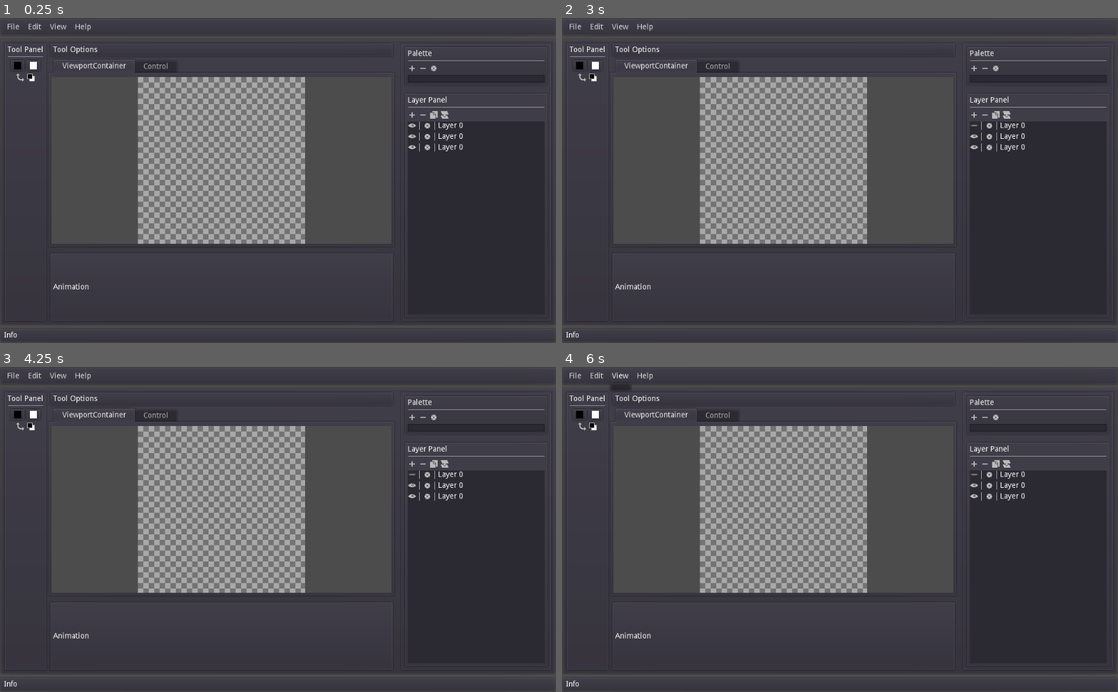
Above: before the commit, frames 1-4 (two rows, left to right).
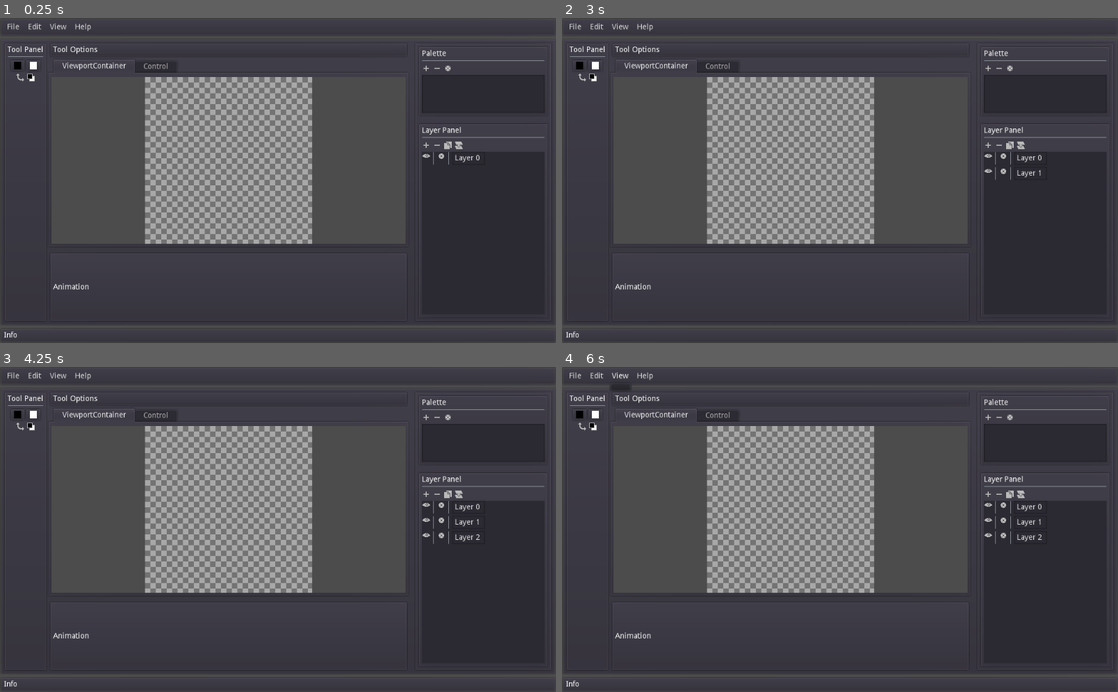
Above: after the commit, the same moments.

Repository: CatlockGames/Lattice
Game: Godot game, scene res://scenes/Lattice.tscn
Same seed, same stepped clock (60 frames per second), same inputs: the game is played once before the commit and once after it.
Inputs (mouse positions are in pixels of both pictures, inside the frame that each line leads up to; where the layout moved, square brackets give the same spot in the first picture):
- Up to frame 1 (0.25 s): no input
- Up to frame 2 (3 s): click (1012, 70) [995, 70] at 0.5 s; click (1001, 144) [984, 115] at 1.25 s; click (973, 125) at 2.02 s; click (990, 144) [973, 115] at 2.75 s
- Up to frame 3 (4.25 s): click (428, 493) [411, 464] at 3.5 s
- Up to frame 4 (6 s): click "File" at 4.25 s; click "Edit" at 5 s; click "View" at 5.75 s

The runs differ from the first frame. In frame 1, 13% of the frame differs, in the area x 24-98%, y 8-92%; in frame 2, 13%; in frame 3, 13%; in frame 4, 13%.

Commit message:
can add and remove layer instances

Diff:
--- a/project.godot
+++ b/project.godot
@@ -9,7 +9,7 @@
 config_version=4
 
 _global_script_classes=[ {
-"base": "Reference",
+"base": "HBoxContainer",
 "class": "Layer",
 "language": "GDScript",
 "path": "res://scripts/Layer.gd"
--- a/scenes/Lattice.tscn
+++ b/scenes/Lattice.tscn
@@ -22,10 +22,6 @@
 [ext_resource path="res://assets/graphics/layers/duplicatePressed.png" type="Texture" id=20]
 [ext_resource path="res://assets/graphics/layers/merge.png" type="Texture" id=21]
 [ext_resource path="res://assets/graphics/layers/mergePressed.png" type="Texture" id=22]
-[ext_resource path="res://assets/graphics/layers/show.png" type="Texture" id=23]
-[ext_resource path="res://assets/graphics/layers/hide.png" type="Texture" id=24]
-[ext_resource path="res://assets/graphics/palette/settings.png" type="Texture" id=25]
-[ext_resource path="res://assets/graphics/palette/settingsPressed.png" type="Texture" id=26]
 
 [sub_resource type="StyleBoxTexture" id=1]
 texture = ExtResource( 14 )
@@ -158,19 +154,19 @@
 split_offset = -150
 
 [node name="Center" type="VBoxContainer" parent="UI/MainPanel/Main/HSplitContainer"]
-margin_right = 634.0
+margin_right = 660.0
 margin_bottom = 516.0
 size_flags_horizontal = 3
 
 [node name="ToolOptionsPanel" type="PanelContainer" parent="UI/MainPanel/Main/HSplitContainer/Center"]
 editor/display_folded = true
-margin_right = 634.0
+margin_right = 660.0
 margin_bottom = 28.0
 
 [node name="ToolOptions" type="HBoxContainer" parent="UI/MainPanel/Main/HSplitContainer/Center/ToolOptionsPanel"]
 margin_left = 7.0
 margin_top = 7.0
-margin_right = 627.0
+margin_right = 653.0
 margin_bottom = 21.0
 
 [node name="Label" type="Label" parent="UI/MainPanel/Main/HSplitContainer/Center/ToolOptionsPanel/ToolOptions"]
@@ -180,13 +176,13 @@
 
 [node name="VSplitContainer" type="VSplitContainer" parent="UI/MainPanel/Main/HSplitContainer/Center"]
 margin_top = 32.0
-margin_right = 634.0
+margin_right = 660.0
 margin_bottom = 516.0
 size_flags_vertical = 3
 split_offset = -100
 
 [node name="TabContainer" type="TabContainer" parent="UI/MainPanel/Main/HSplitContainer/Center/VSplitContainer"]
-margin_right = 634.0
+margin_right = 660.0
 margin_bottom = 344.0
 size_flags_horizontal = 3
 size_flags_vertical = 3
@@ -205,8 +201,7 @@
 stretch = true
 
 [node name="Viewport" type="Viewport" parent="UI/MainPanel/Main/HSplitContainer/Center/VSplitContainer/TabContainer/ViewportContainer"]
-editor/display_folded = true
-size = Vector2( 626, 308 )
+size = Vector2( 652, 308 )
 handle_input_locally = false
 render_target_update_mode = 3
 
@@ -237,14 +232,14 @@
 [node name="AnimationPanel" type="PanelContainer" parent="UI/MainPanel/Main/HSplitContainer/Center/VSplitContainer"]
 editor/display_folded = true
 margin_top = 356.0
-margin_right = 634.0
+margin_right = 660.0
 margin_bottom = 484.0
 
 [node name="Animation" type="HBoxContainer" parent="UI/MainPanel/Main/HSplitContainer/Center/VSplitContainer/AnimationPanel"]
 editor/display_folded = true
 margin_left = 7.0
 margin_top = 7.0
-margin_right = 627.0
+margin_right = 653.0
 margin_bottom = 121.0
 
 [node name="Label" type="Label" parent="UI/MainPanel/Main/HSplitContainer/Center/VSplitContainer/AnimationPanel/Animation"]
@@ -254,20 +249,20 @@
 text = "Animation"
 
 [node name="RightPanel" type="PanelContainer" parent="UI/MainPanel/Main/HSplitContainer"]
-margin_left = 646.0
+margin_left = 672.0
 margin_right = 926.0
 margin_bottom = 516.0
 
 [node name="VSplitContainer" type="VSplitContainer" parent="UI/MainPanel/Main/HSplitContainer/RightPanel"]
 margin_left = 7.0
 margin_top = 7.0
-margin_right = 273.0
+margin_right = 247.0
 margin_bottom = 509.0
 split_offset = -300
 
 [node name="PalettePanel" type="PanelContainer" parent="UI/MainPanel/Main/HSplitContainer/RightPanel/VSplitContainer"]
-margin_right = 266.0
-margin_bottom = 74.0
+margin_right = 240.0
+margin_bottom = 130.0
 size_flags_vertical = 3
 script = ExtResource( 7 )
 
@@ -275,23 +270,23 @@
 editor/display_folded = true
 margin_left = 7.0
 margin_top = 7.0
-margin_right = 259.0
-margin_bottom = 67.0
+margin_right = 233.0
+margin_bottom = 123.0
 
 [node name="Label" type="Label" parent="UI/MainPanel/Main/HSplitContainer/RightPanel/VSplitContainer/PalettePanel/Palette"]
-margin_right = 252.0
+margin_right = 226.0
 margin_bottom = 14.0
 text = "Palette"
 
 [node name="HSeparator" type="HSeparator" parent="UI/MainPanel/Main/HSplitContainer/RightPanel/VSplitContainer/PalettePanel/Palette"]
 margin_top = 18.0
-margin_right = 252.0
+margin_right = 226.0
 margin_bottom = 22.0
 
 [node name="Buttons" type="HBoxContainer" parent="UI/MainPanel/Main/HSplitContainer/RightPanel/VSplitContainer/PalettePanel/Palette"]
 editor/display_folded = true
 margin_top = 26.0
-margin_right = 252.0
+margin_right = 226.0
 margin_bottom = 42.0
 
 [node name="AddColor" type="TextureButton" parent="UI/MainPanel/Main/HSplitContainer/RightPanel/VSplitContainer/PalettePanel/Palette/Buttons"]
@@ -316,8 +311,8 @@
 
 [node name="Colors" type="ItemList" parent="UI/MainPanel/Main/HSplitContainer/RightPanel/VSplitContainer/PalettePanel/Palette"]
 margin_top = 46.0
-margin_right = 252.0
-margin_bottom = 60.0
+margin_right = 226.0
+margin_bottom = 116.0
 size_flags_horizontal = 3
 size_flags_vertical = 3
 custom_styles/selected_focus = SubResource( 1 )
@@ -326,30 +321,29 @@
 icon_mode = 0
 
 [node name="LayerMenuPanel" type="PanelContainer" parent="UI/MainPanel/Main/HSplitContainer/RightPanel/VSplitContainer"]
-margin_top = 86.0
-margin_right = 266.0
+margin_top = 142.0
+margin_right = 240.0
 margin_bottom = 502.0
 
 [node name="LayerMenu" type="VBoxContainer" parent="UI/MainPanel/Main/HSplitContainer/RightPanel/VSplitContainer/LayerMenuPanel"]
 margin_left = 7.0
 margin_top = 7.0
-margin_right = 259.0
-margin_bottom = 409.0
+margin_right = 233.0
+margin_bottom = 353.0
 
 [node name="Label" type="Label" parent="UI/MainPanel/Main/HSplitContainer/RightPanel/VSplitContainer/LayerMenuPanel/LayerMenu"]
-margin_right = 252.0
+margin_right = 226.0
 margin_bottom = 14.0
 text = "Layer Panel"
 
 [node name="HSeparator" type="HSeparator" parent="UI/MainPanel/Main/HSplitContainer/RightPanel/VSplitContainer/LayerMenuPanel/LayerMenu"]
 margin_top = 18.0
-margin_right = 252.0
+margin_right = 226.0
 margin_bottom = 22.0
 
 [node name="Buttons" type="HBoxContainer" parent="UI/MainPanel/Main/HSplitContainer/RightPanel/VSplitContainer/LayerMenuPanel/LayerMenu"]
-editor/display_folded = true
 margin_top = 26.0
-margin_right = 252.0
+margin_right = 226.0
 margin_bottom = 42.0
 
 [node name="newLayer" type="TextureButton" parent="UI/MainPanel/Main/HSplitContainer/RightPanel/VSplitContainer/LayerMenuPanel/LayerMenu/Buttons"]
@@ -381,124 +375,16 @@
 
 [node name="LayerPanel" type="PanelContainer" parent="UI/MainPanel/Main/HSplitContainer/RightPanel/VSplitContainer/LayerMenuPanel/LayerMenu"]
 margin_top = 46.0
-margin_right = 252.0
-margin_bottom = 402.0
+margin_right = 226.0
+margin_bottom = 346.0
 size_flags_vertical = 3
 custom_styles/panel = SubResource( 2 )
 
-[node name="Layers" type="VBoxContainer" parent="UI/MainPanel/Main/HSplitContainer/RightPanel/VSplitContainer/LayerMenuPanel/LayerMenu/LayerPanel"]
-margin_right = 252.0
-margin_bottom = 356.0
-
-[node name="Layer" type="HBoxContainer" parent="UI/MainPanel/Main/HSplitContainer/RightPanel/VSplitContainer/LayerMenuPanel/LayerMenu/LayerPanel/Layers"]
-editor/display_folded = true
-margin_right = 252.0
-margin_bottom = 16.0
-
-[node name="Show" type="TextureButton" parent="UI/MainPanel/Main/HSplitContainer/RightPanel/VSplitContainer/LayerMenuPanel/LayerMenu/LayerPanel/Layers/Layer"]
-margin_right = 16.0
-margin_bottom = 16.0
-toggle_mode = true
-texture_normal = ExtResource( 23 )
-texture_pressed = ExtResource( 24 )
-
-[node name="VSeparator" type="VSeparator" parent="UI/MainPanel/Main/HSplitContainer/RightPanel/VSplitContainer/LayerMenuPanel/LayerMenu/LayerPanel/Layers/Layer"]
-margin_left = 20.0
-margin_right = 24.0
-margin_bottom = 16.0
-
-[node name="Settings" type="TextureButton" parent="UI/MainPanel/Main/HSplitContainer/RightPanel/VSplitContainer/LayerMenuPanel/LayerMenu/LayerPanel/Layers/Layer"]
-margin_left = 28.0
-margin_right = 44.0
-margin_bottom = 16.0
-texture_normal = ExtResource( 25 )
-texture_pressed = ExtResource( 26 )
-
-[node name="VSeparator2" type="VSeparator" parent="UI/MainPanel/Main/HSplitContainer/RightPanel/VSplitContainer/LayerMenuPanel/LayerMenu/LayerPanel/Layers/Layer"]
-margin_left = 48.0
-margin_right = 52.0
-margin_bottom = 16.0
-
-[node name="Name" type="Label" parent="UI/MainPanel/Main/HSplitContainer/RightPanel/VSplitContainer/LayerMenuPanel/LayerMenu/LayerPanel/Layers/Layer"]
-margin_left = 56.0
-margin_top = 1.0
-margin_right = 102.0
-margin_bottom = 15.0
-text = "Layer 0"
-
-[node name="Layer2" type="HBoxContainer" parent="UI/MainPanel/Main/HSplitContainer/RightPanel/VSplitContainer/LayerMenuPanel/LayerMenu/LayerPanel/Layers"]
-editor/display_folded = true
-margin_top = 20.0
-margin_right = 252.0
-margin_bottom = 36.0
-
-[node name="Show" type="TextureButton" parent="UI/MainPanel/Main/HSplitContainer/RightPanel/VSplitContainer/LayerMenuPanel/LayerMenu/LayerPanel/Layers/Layer2"]
-margin_right = 16.0
-margin_bottom = 16.0
-toggle_mode = true
-texture_normal = ExtResource( 23 )
-texture_pressed = ExtResource( 24 )
-
-[node name="VSeparator" type="VSeparator" parent="UI/MainPanel/Main/HSplitContainer/RightPanel/VSplitContainer/LayerMenuPanel/LayerMenu/LayerPanel/Layers/Layer2"]
-margin_left = 20.0
-margin_right = 24.0
-margin_bottom = 16.0
-
-[node name="Settings" type="TextureButton" parent="UI/MainPanel/Main/HSplitContainer/RightPanel/VSplitContainer/LayerMenuPanel/LayerMenu/LayerPanel/Layers/Layer2"]
-margin_left = 28.0
-margin_right = 44.0
-margin_bottom = 16.0
-texture_normal = ExtResource( 25 )
-texture_pressed = ExtResource( 26 )
-
-[node name="VSeparator2" type="VSeparator" parent="UI/MainPanel/Main/HSplitContainer/RightPanel/VSplitContainer/LayerMenuPanel/LayerMenu/LayerPanel/Layers/Layer2"]
-margin_left = 48.0
-margin_right = 52.0
-margin_bottom = 16.0
-
-[node name="Name" type="Label" parent="UI/MainPanel/Main/HSplitContainer/RightPanel/VSplitContainer/LayerMenuPanel/LayerMenu/LayerPanel/Layers/Layer2"]
-margin_left = 56.0
-margin_top = 1.0
-margin_right = 102.0
-margin_bottom = 15.0
-text = "Layer 0"
-
-[node name="Layer3" type="HBoxContainer" parent="UI/MainPanel/Main/HSplitContainer/RightPanel/VSplitContainer/LayerMenuPanel/LayerMenu/LayerPanel/Layers"]
-editor/display_folded = true
-margin_top = 40.0
-margin_right = 252.0
-margin_bottom = 56.0
-
-[node name="Show" type="TextureButton" parent="UI/MainPanel/Main/HSplitContainer/RightPanel/VSplitContainer/LayerMenuPanel/LayerMenu/LayerPanel/Layers/Layer3"]
-margin_right = 16.0
-margin_bottom = 16.0
-toggle_mode = true
-texture_normal = ExtResource( 23 )
-texture_pressed = ExtResource( 24 )
-
-[node name="VSeparator" type="VSeparator" parent="UI/MainPanel/Main/HSplitContainer/RightPanel/VSplitContainer/LayerMenuPanel/LayerMenu/LayerPanel/Layers/Layer3"]
-margin_left = 20.0
-margin_right = 24.0
-margin_bottom = 16.0
-
-[node name="Settings" type="TextureButton" parent="UI/MainPanel/Main/HSplitContainer/RightPanel/VSplitContainer/LayerMenuPanel/LayerMenu/LayerPanel/Layers/Layer3"]
-margin_left = 28.0
-margin_right = 44.0
-margin_bottom = 16.0
-texture_normal = ExtResource( 25 )
-texture_pressed = ExtResource( 26 )
-
-[node name="VSeparator2" type="VSeparator" parent="UI/MainPanel/Main/HSplitContainer/RightPanel/VSplitContainer/LayerMenuPanel/LayerMenu/LayerPanel/Layers/Layer3"]
-margin_left = 48.0
-margin_right = 52.0
-margin_bottom = 16.0
-
-[node name="Name" type="Label" parent="UI/MainPanel/Main/HSplitContainer/RightPanel/VSplitContainer/LayerMenuPanel/LayerMenu/LayerPanel/Layers/Layer3"]
-margin_left = 56.0
-margin_top = 1.0
-margin_right = 102.0
-margin_bottom = 15.0
-text = "Layer 0"
+[node name="ScrollContainer" type="ScrollContainer" parent="UI/MainPanel/Main/HSplitContainer/RightPanel/VSplitContainer/LayerMenuPanel/LayerMenu/LayerPanel"]
+margin_right = 226.0
+margin_bottom = 300.0
+
+[node name="Layers" type="VBoxContainer" parent="UI/MainPanel/Main/HSplitContainer/RightPanel/VSplitContainer/LayerMenuPanel/LayerMenu/LayerPanel/ScrollContainer"]
 
 [node name="Right" type="VBoxContainer" parent="UI/MainPanel/Main/HSplitContainer/RightPanel"]
 visible = false
@@ -531,3 +417,5 @@
 [connection signal="pressed" from="UI/MainPanel/Main/HSplitContainer/RightPanel/VSplitContainer/PalettePanel/Palette/Buttons/RemoveColor" to="UI/MainPanel/Main/HSplitContainer/RightPanel/VSplitContainer/PalettePanel" method="_on_RemoveColor_pressed"]
 [connection signal="pressed" from="UI/MainPanel/Main/HSplitContainer/RightPanel/VSplitContainer/PalettePanel/Palette/Buttons/Settings" to="UI/MainPanel/Main/HSplitContainer/RightPanel/VSplitContainer/PalettePanel" method="_on_Settings_pressed"]
 [connection signal="item_selected" from="UI/MainPanel/Main/HSplitContainer/RightPanel/VSplitContainer/PalettePanel/Palette/Colors" to="UI/MainPanel/Main/HSplitContainer/RightPanel/VSplitContainer/PalettePanel" method="_on_Colors_item_selected"]
+[connection signal="pressed" from="UI/MainPanel/Main/HSplitContainer/RightPanel/VSplitContainer/LayerMenuPanel/LayerMenu/Buttons/newLayer" to="UI/MainPanel/Main/HSplitContainer/Center/VSplitContainer/TabContainer/ViewportContainer/Viewport/Canvas" method="_on_newLayer_pressed"]
+[connection signal="pressed" from="UI/MainPanel/Main/HSplitContainer/RightPanel/VSplitContainer/LayerMenuPanel/LayerMenu/Buttons/removeLayer" to="UI/MainPanel/Main/HSplitContainer/Center/VSplitContainer/TabContainer/ViewportContainer/Viewport/Canvas" method="_on_removeLayer_pressed"]
--- /dev/null
+++ b/scenes/Layer.tscn
@@ -0,0 +1,46 @@
+[gd_scene load_steps=6 format=2]
+
+[ext_resource path="res://scripts/Layer.gd" type="Script" id=1]
+[ext_resource path="res://assets/graphics/layers/show.png" type="Texture" id=2]
+[ext_resource path="res://assets/graphics/layers/hide.png" type="Texture" id=3]
+[ext_resource path="res://assets/graphics/palette/settings.png" type="Texture" id=4]
+[ext_resource path="res://assets/graphics/palette/settingsPressed.png" type="Texture" id=5]
+
+[node name="Layer" type="HBoxContainer"]
+margin_right = 252.0
+margin_bottom = 16.0
+script = ExtResource( 1 )
+
+[node name="Show" type="TextureButton" parent="."]
+margin_right = 16.0
+margin_bottom = 24.0
+toggle_mode = true
+texture_normal = ExtResource( 2 )
+texture_pressed = ExtResource( 3 )
+
+[node name="VSeparator" type="VSeparator" parent="."]
+margin_left = 20.0
+margin_right = 24.0
+margin_bottom = 24.0
+rect_pivot_offset = Vector2( -825, 116 )
+
+[node name="Settings" type="TextureButton" parent="."]
+margin_left = 28.0
+margin_right = 44.0
+margin_bottom = 24.0
+texture_normal = ExtResource( 4 )
+texture_pressed = ExtResource( 5 )
+
+[node name="VSeparator2" type="VSeparator" parent="."]
+margin_left = 48.0
+margin_right = 52.0
+margin_bottom = 24.0
+rect_pivot_offset = Vector2( -825, 116 )
+
+[node name="Name" type="LineEdit" parent="."]
+margin_left = 56.0
+margin_right = 116.0
+margin_bottom = 24.0
+text = "Layer 0"
+expand_to_text_length = true
+[connection signal="toggled" from="Show" to="." method="_on_Show_toggled"]
--- a/scripts/Canvas.gd
+++ b/scripts/Canvas.gd
@@ -4,7 +4,8 @@
 var background: TextureRect
 var background_scale: float
 
-var layers := []
+var layers: VBoxContainer
+onready var layerScene = preload("res://scenes/Layer.tscn")
 var current_layer_index := 0
 
 var size: Vector2
@@ -18,18 +19,20 @@
 	background_scale = 10
 
 	size = Vector2(16, 16)
-	layers.append(Layer.new(size))
+	layers = find_parent("Main").find_node("Layers")
+	_on_newLayer_pressed()
 
 func _process(delta) -> void:
+	update()
 	var mouse_pos = get_local_mouse_position()
 	var mouse_in_layer := Rect2(Vector2.ZERO, size).has_point(mouse_pos)
 
 	# Draw pixels
 	if Input.is_action_pressed("tool_primary") && mouse_in_layer:
-		layers[current_layer_index].set_pixel(mouse_pos.x, mouse_pos.y, foregroundPicker.color)
+		layers.get_child(current_layer_index).set_pixel(mouse_pos.x, mouse_pos.y, foregroundPicker.color)
 
 	# Update layers textures as needed
-	for layer in layers:
+	for layer in layers.get_children():
 		layer.update_texture()
 
 	# Update prev mouse position
@@ -37,7 +40,7 @@
 
 func _draw() -> void:
 	# Draw layers
-	for layer in layers:
+	for layer in layers.get_children():
 		if layer.show:
 			draw_texture(layer.texture, Vector2.ZERO)
 
@@ -51,3 +54,14 @@
 
 func _on_ViewportContainer_mouse_exited() -> void:
 	focus = false
+
+func _on_newLayer_pressed():
+	var layer = layerScene.instance()
+	layers.add_child(layer)
+	current_layer_index = layers.get_child_count() - 1
+	layer.init(current_layer_index, size)
+
+func _on_removeLayer_pressed():
+	if layers.get_child_count() > 1:
+		layers.remove_child(layers.get_child(current_layer_index))
+		current_layer_index -= 1
--- a/scripts/Layer.gd
+++ b/scripts/Layer.gd
@@ -1,3 +1,4 @@
+extends HBoxContainer
 class_name Layer
 
 var image: Image
@@ -8,7 +9,8 @@
 # Layer constructor
 # Creates a new layer with the given size
 # Optionally set the fill color, default to transparent
-func _init(size: Vector2, fill := Color(1, 1, 1, 0)) -> void:
+func init(index: int, size: Vector2, fill := Color(1, 1, 1, 0)) -> void:
+	$Name.text = "Layer %d" % index
 	image = Image.new()
 	texture = ImageTexture.new()
 	image.create(size.x, size.y, false, Image.FORMAT_RGBA8)
@@ -30,3 +32,6 @@
 	if changed:
 		texture.set_data(image)
 		changed = false
+
+func _on_Show_toggled(button_pressed):
+	show = !button_pressed
Not shown: 1 places in scenes/Lattice.tscn that only renumber resources
